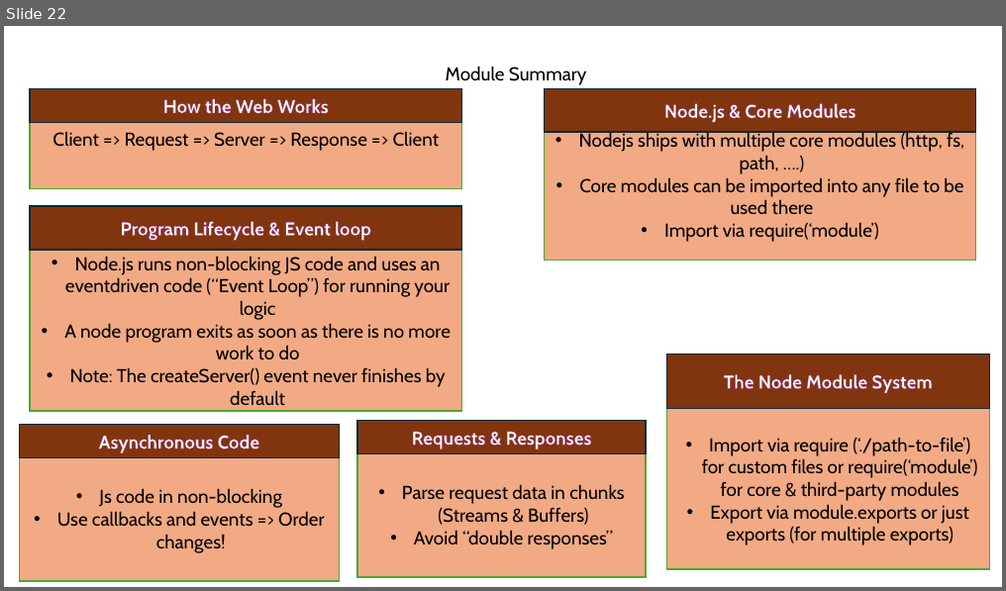
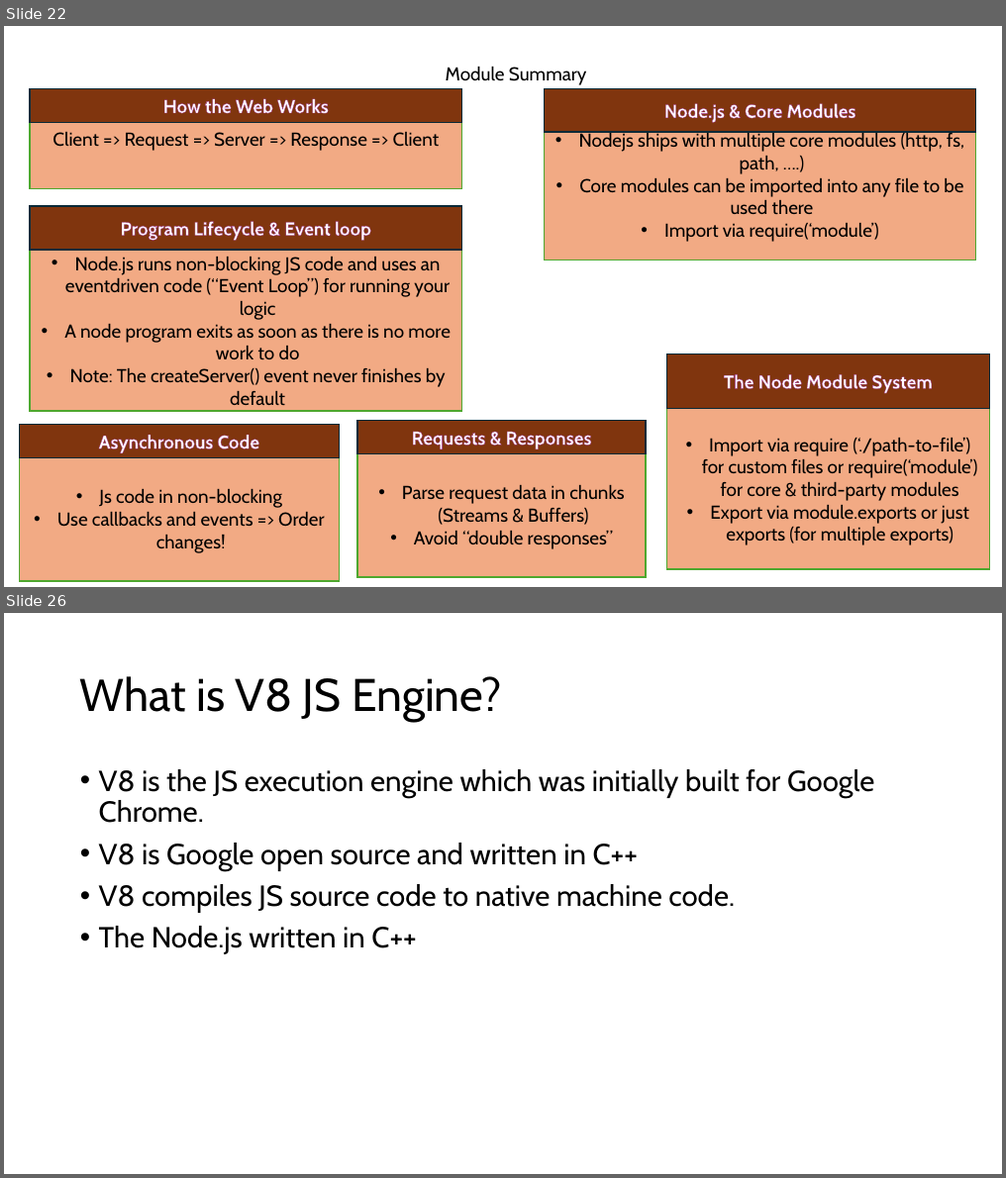
Before and after one commit to PiyushChaturvedii/Batch05, a slide deck: node/Nodejs.pptx. Shown one above the other, each under a label of ours: slide 22 before the commit, slides 22 and 26 after it; the slides between them are not shown. The pictures are 1006x591 and 1006x1178 pixels, drawn with LibreOffice and Linux fonts; fonts in the diff are those of the drawing. Boxes give left, top, right and bottom in pixels: in the first picture for what was removed or moved away, otherwise in the second. Text is boxed around its words. In the diff, an @@ line names an element or a change of style, - is before the commit and + after.

```diff
--- a/node/Nodejs.pptx
+++ b/node/Nodejs.pptx
@@ slide 26 added at [4,613,1002,1174], background #FFFFFF @@
@@ title added at [80,676,502,722], 44 pt, text #000000 @@
+What is V8 JS Engine?
@@ text added at [99,769,874,955], 28 pt, text #000000 @@
+• V8 is the JS execution engine which was initially built for Google Chrome.
+• V8 is Google open source and written in C++
+• V8 compiles JS source code to native machine code.
+• The Node.js written in C++
```
Also in this commit, not shown: 10 other slides added, 9 other files.
